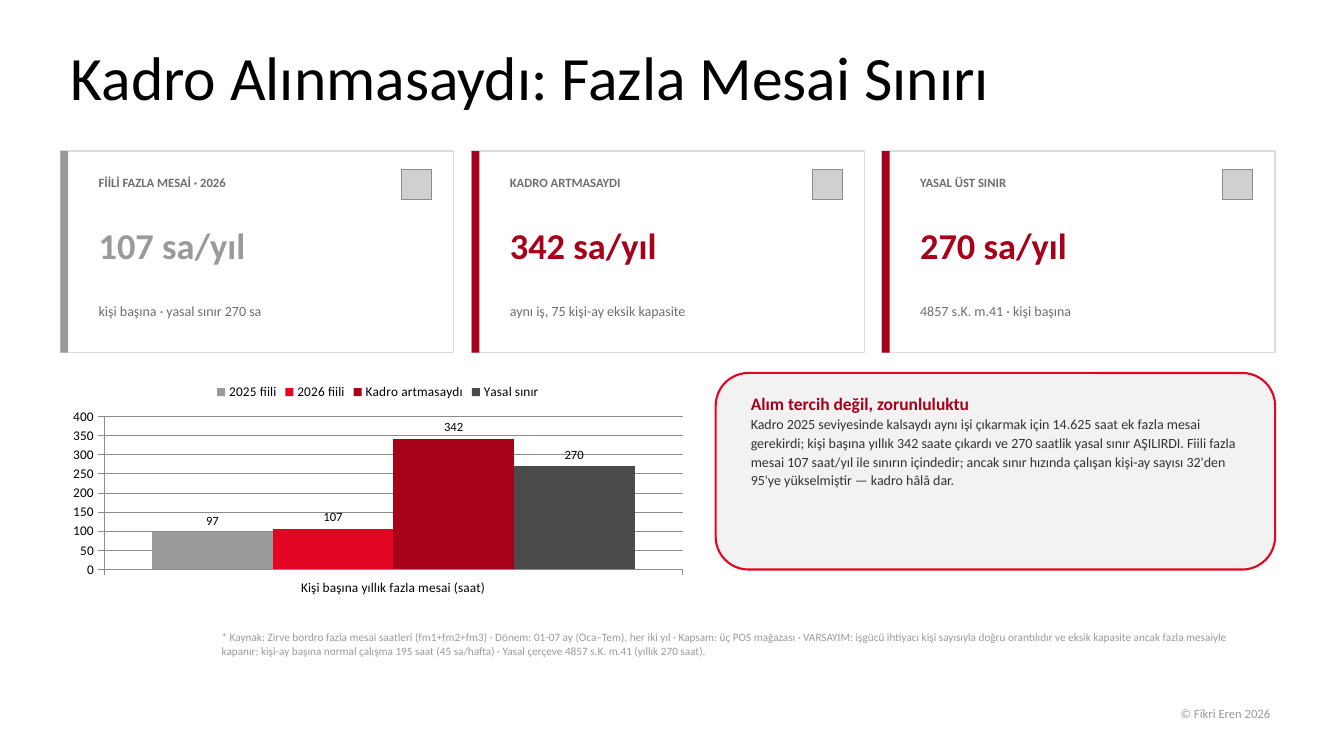
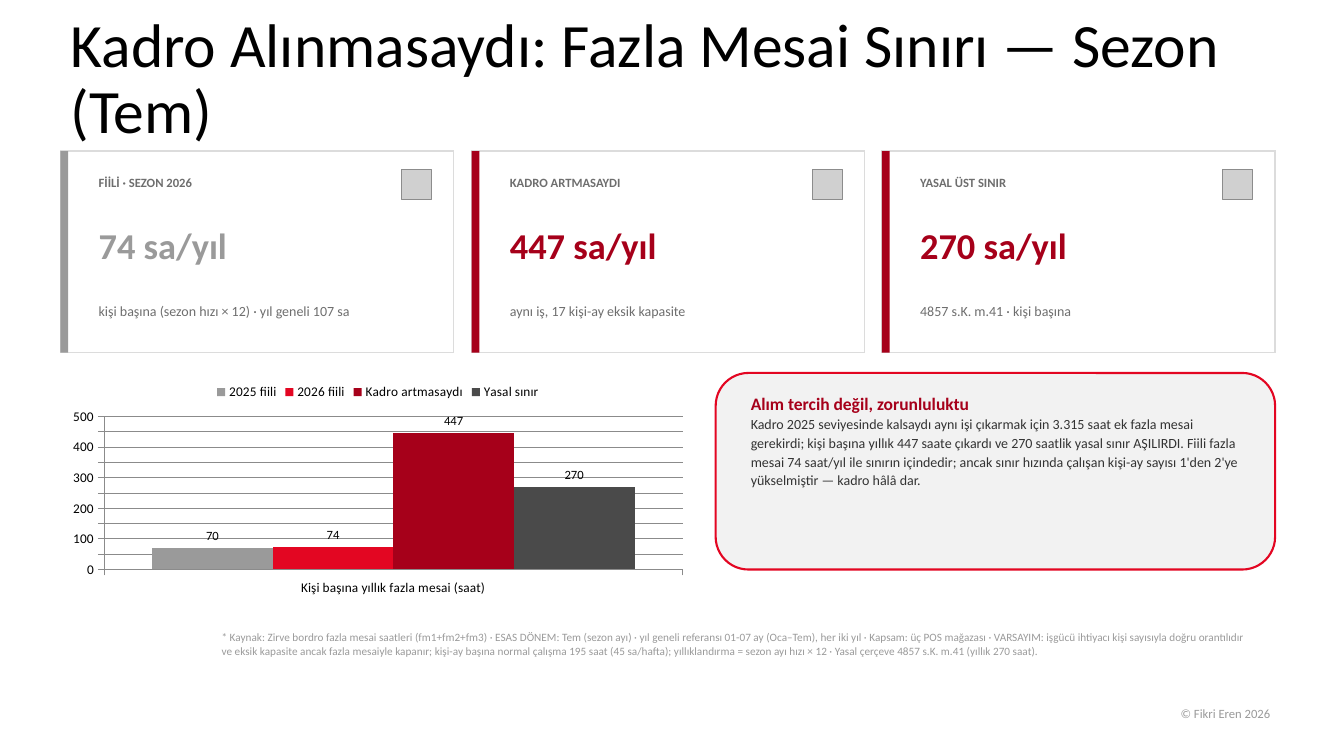
Before and after one commit to fikrierenn/pusula, a slide deck: slide 15 of briefings/sezon-kadro-20260902/sunum-kadro-sezon2026.pptx. Drawn at 1344x756 pixels with LibreOffice and Linux fonts; fonts in the diff are those of the drawing; grey boxes stand for pictures; background and template pictures are left out. Boxes give left, top, right and bottom in pixels: in the first picture for what was removed or moved away, otherwise in the second. Text is boxed around its words. In the diff, an @@ line names an element or a change of style, - is before the commit and + after.

```diff
--- a/briefings/sezon-kadro-20260902/sunum-kadro-sezon2026.pptx
+++ b/briefings/sezon-kadro-20260902/sunum-kadro-sezon2026.pptx
@@ title at (71, 24, 1218, 142): text changed @@
-Kadro Alınmasaydı: Fazla Mesai Sınırı
+Kadro Alınmasaydı: Fazla Mesai Sınırı — Sezon (Tem)
@@ text at (99, 177, 192, 187): text changed @@
-FİİLİ FAZLA MESAİ · 2026
+FİİLİ · SEZON 2026
@@ text at (99, 233, 227, 265): text changed @@
-107 sa/yıl
+74 sa/yıl
@@ text at (510, 233, 656, 265): text changed @@
-342 sa/yıl
+447 sa/yıl
@@ text at (99, 306, 349, 319): text changed @@
-kişi başına · yasal sınır 270 sa
+kişi başına (sezon hızı × 12) · yıl geneli 107 sa
@@ text at (510, 306, 686, 319): text changed @@
-aynı iş, 75 kişi-ay eksik kapasite
+aynı iş, 17 kişi-ay eksik kapasite
@@ column chart at (60, 373, 696, 600) @@
@@ 2025 fiili, Kişi başına yıllık fazla mesai (saat): 97 to 70 @@
@@ 2026 fiili, Kişi başına yıllık fazla mesai (saat): 107 to 74 @@
@@ Kadro artmasaydı, Kişi başına yıllık fazla mesai (saat): 342 to 447 @@
@@ text at (751, 419, 1237, 488): text changed @@
-Kadro 2025 seviyesinde kalsaydı aynı işi çıkarmak için 14.625 saat ek fazla mesai gerekirdi; kişi başına yıllık 342 saate çıkardı ve 270 saatlik yasal sınır AŞILIRDI. Fiili fazla mesai 107 saat/yıl ile sınırın içindedir; ancak sınır hızında çalışan kişi-ay sayısı 32'den 95'ye yükselmiştir — kadro hâlâ dar.
+Kadro 2025 seviyesinde kalsaydı aynı işi çıkarmak için 3.315 saat ek fazla mesai gerekirdi; kişi başına yıllık 447 saate çıkardı ve 270 saatlik yasal sınır AŞILIRDI. Fiili fazla mesai 74 saat/yıl ile sınırın içindedir; ancak sınır hızında çalışan kişi-ay sayısı 1'den 2'ye yükselmiştir — kadro hâlâ dar.
@@ text at (222, 632, 1244, 657): text changed @@
-* Kaynak: Zirve bordro fazla mesai saatleri (fm1+fm2+fm3) · Dönem: 01-07 ay (Oca–Tem), her iki yıl · Kapsam: üç POS mağazası · VARSAYIM: işgücü ihtiyacı kişi sayısıyla doğru orantılıdır ve eksik kapasite ancak fazla mesaiyle kapanır; kişi-ay başına normal çalışma 195 saat (45 sa/hafta) · Yasal çerçeve 4857 s.K. m.41 (yıllık 270 saat).
+* Kaynak: Zirve bordro fazla mesai saatleri (fm1+fm2+fm3) · ESAS DÖNEM: Tem (sezon ayı) · yıl geneli referansı 01-07 ay (Oca–Tem), her iki yıl · Kapsam: üç POS mağazası · VARSAYIM: işgücü ihtiyacı kişi sayısıyla doğru orantılıdır ve eksik kapasite ancak fazla mesaiyle kapanır; kişi-ay başına normal çalışma 195 saat (45 sa/hafta); yıllıklandırma = sezon ayı hızı × 12 · Yasal çerçeve 4857 s.K. m.41 (yıllık 270 saat).
```
Also in this commit, not shown: 2 other slides changed, 1 slide added, 10 other files.
